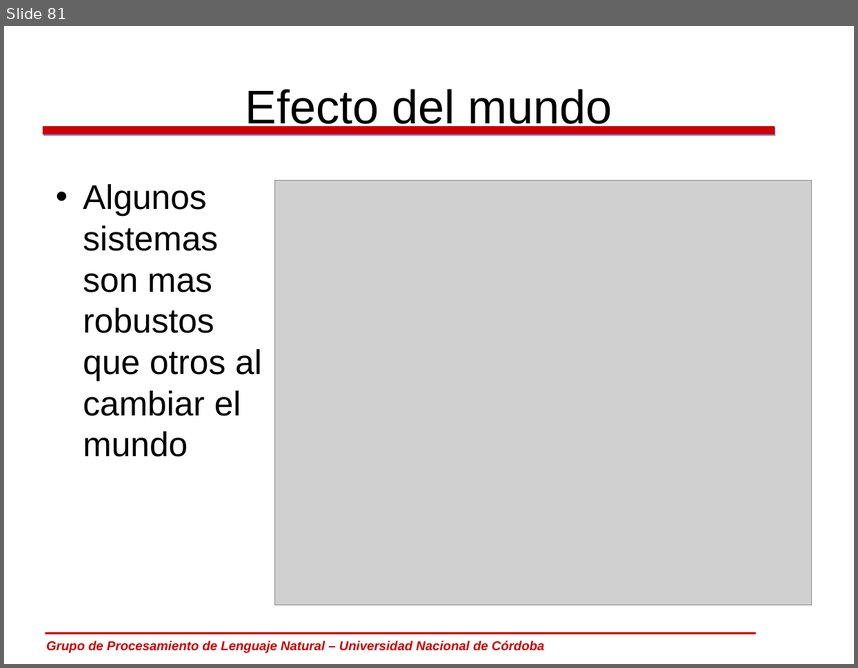
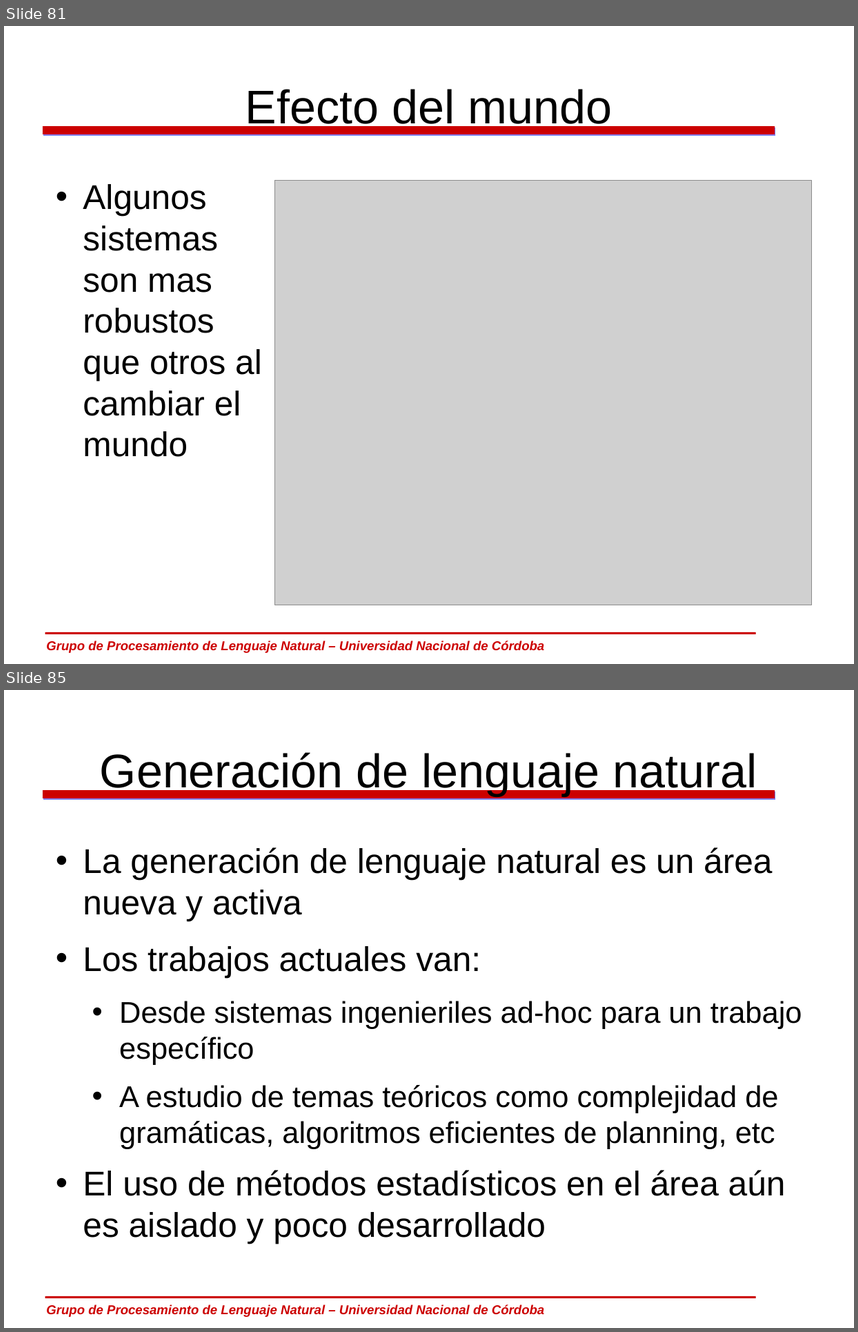
Before and after one commit to carlosareces/elic10, a slide deck: slides/dia5.odp. Shown one above the other, each under a label of ours: slide 81 before the commit, slides 81 and 85 after it; the slides between them are not shown. The pictures are 858x668 and 858x1332 pixels, drawn with LibreOffice and Linux fonts; fonts in the diff are those of the drawing; grey boxes stand for pictures; background and template pictures are left out. Boxes give left, top, right and bottom in pixels: in the first picture for what was removed or moved away, otherwise in the second. Text is boxed around its words. In the diff, an @@ line names an element or a change of style, - is before the commit and + after.

```diff
--- a/slides/dia5.odp
+++ b/slides/dia5.odp
@@ slide 85 added at (4,690,854,1328), background #FFFFFF; not listed: 3 template elements that a slide beside it also shows @@
@@ title added at (100,752,757,796), 44 pt, text #000000 @@
+Generación de lenguaje natural
@@ text added at (83,847,802,1243), 28 pt, text #000000 @@
+• La generación de lenguaje natural es un área nueva y activa
+• Los trabajos actuales van:
+  • Desde sistemas ingenieriles ad-hoc para un trabajo específico
+  • A estudio de temas teóricos como complejidad de gramáticas, algoritmos eficientes de planning, etc
+• El uso de métodos estadísticos en el área aún es aislado y poco desarrollado
```
Also in this commit, not shown: 7 slides changed, 7 other slides added.
